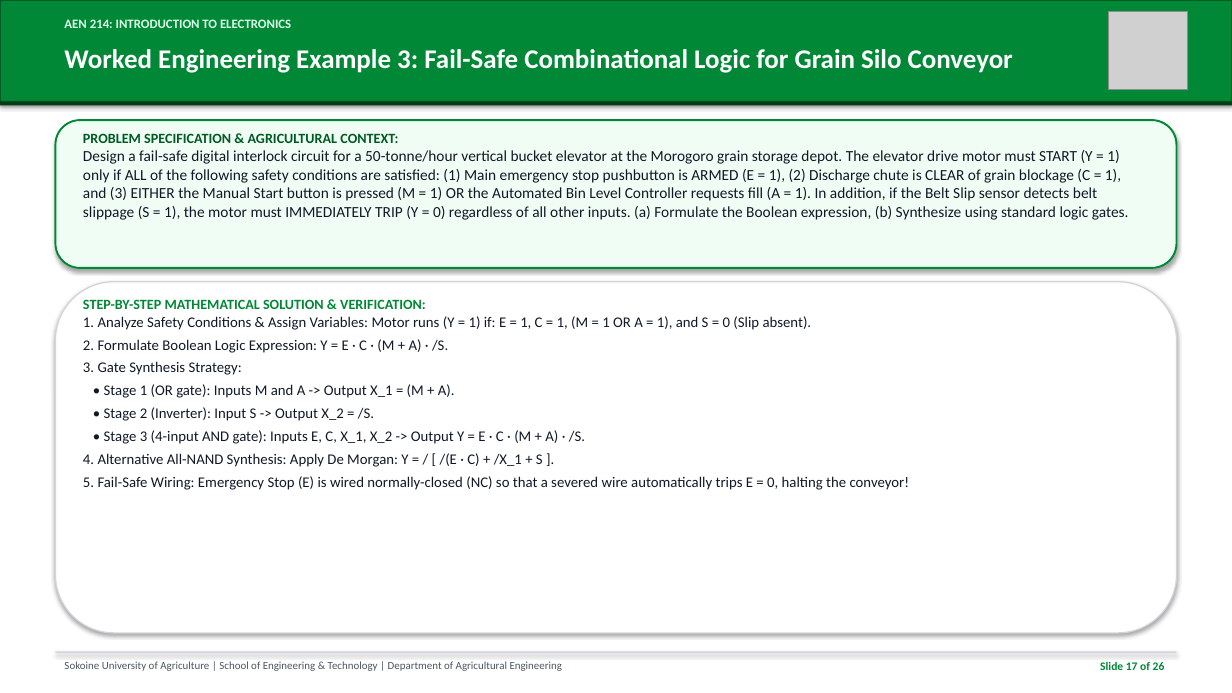
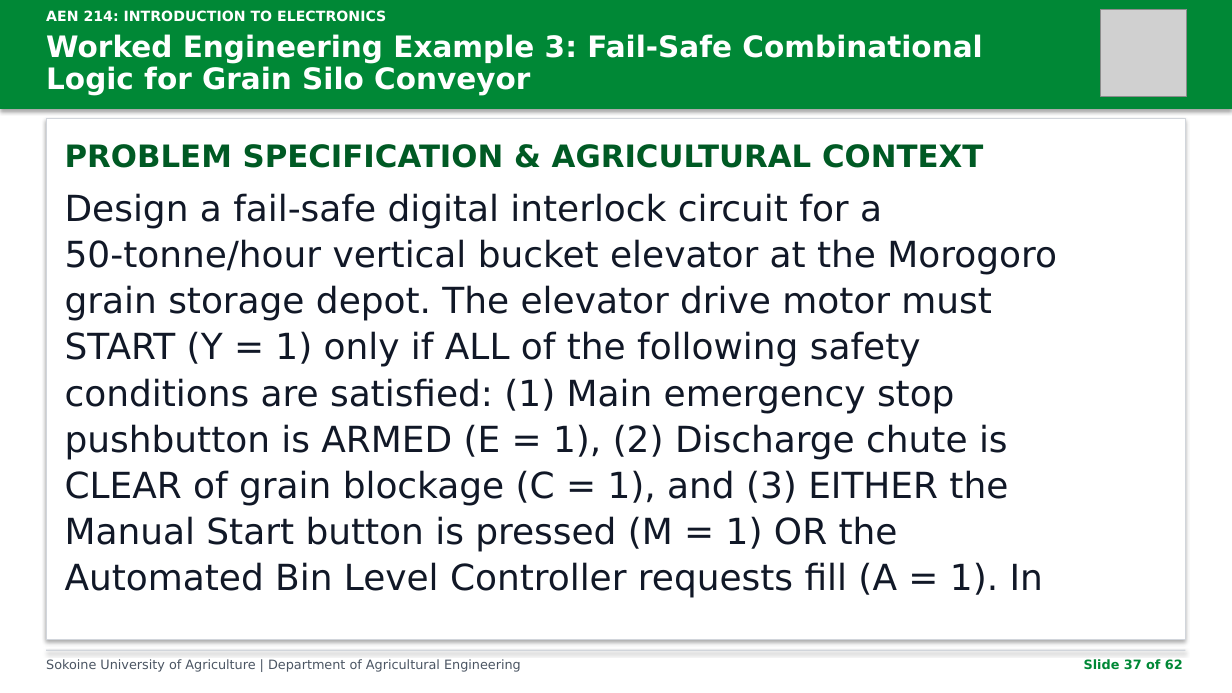
Before and after one commit to kadefue/Course_Notes, a slide deck: slide 37 of AEN 214/Lectures/AEN_214_Lecture_8.pptx (slide 17 before the commit). Drawn at 1232x693 pixels with LibreOffice and Linux fonts; fonts in the diff are those of the drawing; grey boxes stand for pictures. Boxes give left, top, right and bottom in pixels: in the first picture for what was removed or moved away, otherwise in the second. Text is boxed around its words. In the diff, an @@ line names an element or a change of style, - is before the commit and + after.

Commit message:
Refactor slide generation script and update lecture materials
- Updated README.md to include requirements for the slide generator.
- Refactored build_slides.py to improve readability and maintainability.
- Enhanced slide layout and design for better presentation quality.
- Added functionality to generate slides in a specified output directory.
- Updated lecture content for Lectures 8 and 9 in PDF and PPTX formats.

```diff
--- a/AEN 214/Lectures/AEN_214_Lecture_8.pptx
+++ b/AEN 214/Lectures/AEN_214_Lecture_8.pptx
@@ rectangle resized from (x1=0, y1=0, x2=1232, y2=102) to (x1=0, y1=0, x2=1232, y2=109) @@
@@ rectangle at (x1=0, y1=0, x2=1232, y2=109): outline #005A24 1.5 pt to none @@
@@ text "AEN 214: INTRODUCTION TO ELECTRONICS" moved from (x1=64, y1=19, x2=291, y2=28) to (x1=46, y1=10, x2=386, y2=22) @@
@@ text "AEN 214: INTRODUCTION TO ELECTRONICS" at (x1=46, y1=10, x2=386, y2=22): size 10 to 11 pt, font Calibri to DejaVu Sans, text colour #DCFCE7 to #FFFFFF @@
@@ picture resized from (x1=1109, y1=11, x2=1188, y2=90) to (x1=1100, y1=9, x2=1187, y2=96) @@
@@ text "Worked Engineering Example 3: Fail-Safe ..." moved from (x1=64, y1=49, x2=1013, y2=73) to (x1=46, y1=34, x2=982, y2=95) @@
@@ text "Worked Engineering Example 3: Fail-Safe ..." at (x1=46, y1=34, x2=982, y2=95): size 21 to 23 pt, font Calibri to DejaVu Sans; line spacing 1 to 25pt @@
@@ rectangle removed at (x1=0, y1=102, x2=1232, y2=105) @@
@@ rectangle added at (x1=46, y1=118, x2=1186, y2=640), fill #FFFFFF, outline #D1D5DB 0.75 pt @@
@@ rounded rectangle removed at (x1=55, y1=120, x2=1177, y2=268) @@
@@ text added at (x1=65, y1=144, x2=983, y2=168), 24 pt, text #005A24, bold @@
+PROBLEM SPECIFICATION & AGRICULTURAL CONTEXT
@@ text at (x1=65, y1=193, x2=1057, y2=598): text changed; size 12 to 28 pt; font Calibri to DejaVu Sans @@
-PROBLEM SPECIFICATION & AGRICULTURAL CONTEXT:
-Design a fail-safe digital interlock circuit for a 50-tonne/hour vertical bucket elevator at the Morogoro grain storage depot. The elevator drive motor must START (Y = 1) only if ALL of the following safety conditions are satisfied: (1) Main emergency stop pushbutton is ARMED (E = 1), (2) Discharge chute is CLEAR of grain blockage (C = 1), and (3) EITHER the Manual Start button is pressed (M = 1) OR the Automated Bin Level Controller requests fill (A = 1). In addition, if the Belt Slip sensor detects belt slippage (S = 1), the motor must IMMEDIATELY TRIP (Y = 0) regardless of all other inputs. (a) Formulate the Boolean expression, (b) Synthesize using standard logic gates.
+Design a fail-safe digital interlock circuit for a
+50-tonne/hour vertical bucket elevator at the Morogoro
+grain storage depot. The elevator drive motor must
+START (Y = 1) only if ALL of the following safety
+conditions are satisfied: (1) Main emergency stop
+pushbutton is ARMED (E = 1), (2) Discharge chute is
+CLEAR of grain blockage (C = 1), and (3) EITHER the
+Manual Start button is pressed (M = 1) OR the
+Automated Bin Level Controller requests fill (A = 1). In
@@ rounded rectangle removed at (x1=55, y1=282, x2=1177, y2=633) @@
@@ text removed at (x1=83, y1=299, x2=910, y2=490) @@
-STEP-BY-STEP MATHEMATICAL SOLUTION & VERIFICATION:
-1. Analyze Safety Conditions & Assign Variables: Motor runs (Y = 1) if: E = 1, C = 1, (M = 1 OR A = 1), and S = 0 (Slip absent).
-2. Formulate Boolean Logic Expression: Y = E · C · (M + A) · /S.
-3. Gate Synthesis Strategy:
-• Stage 1 (OR gate): Inputs M and A -> Output X_1 = (M + A).
-• Stage 2 (Inverter): Input S -> Output X_2 = /S.
-• Stage 3 (4-input AND gate): Inputs E, C, X_1, X_2 -> Output Y = E · C · (M + A) · /S.
-4. Alternative All-NAND Synthesis: Apply De Morgan: Y = / [ /(E · C) + /X_1 + S ].
-5. Fail-Safe Wiring: Emergency Stop (E) is wired normally-closed (NC) so that a severed wire automatically trips E = 0, halting the conveyor!
@@ rectangle resized from (x1=55, y1=652, x2=1177, y2=653) to (x1=46, y1=650, x2=1186, y2=651) @@
@@ text at (x1=46, y1=659, x2=521, y2=672): text changed; size 8.5 to 10 pt; font Calibri to DejaVu Sans @@
-Sokoine University of Agriculture | School of Engineering & Technology | Department of Agricultural Engineering
+Sokoine University of Agriculture | Department of Agricultural Engineering
@@ text at (x1=1084, y1=659, x2=1183, y2=670): text changed; size 9 to 10 pt; font Calibri to DejaVu Sans @@
-Slide 17 of 26
+Slide 37 of 62
```
Also in this commit, not shown: 25 other slides changed, 36 slides added, 19 other files.
